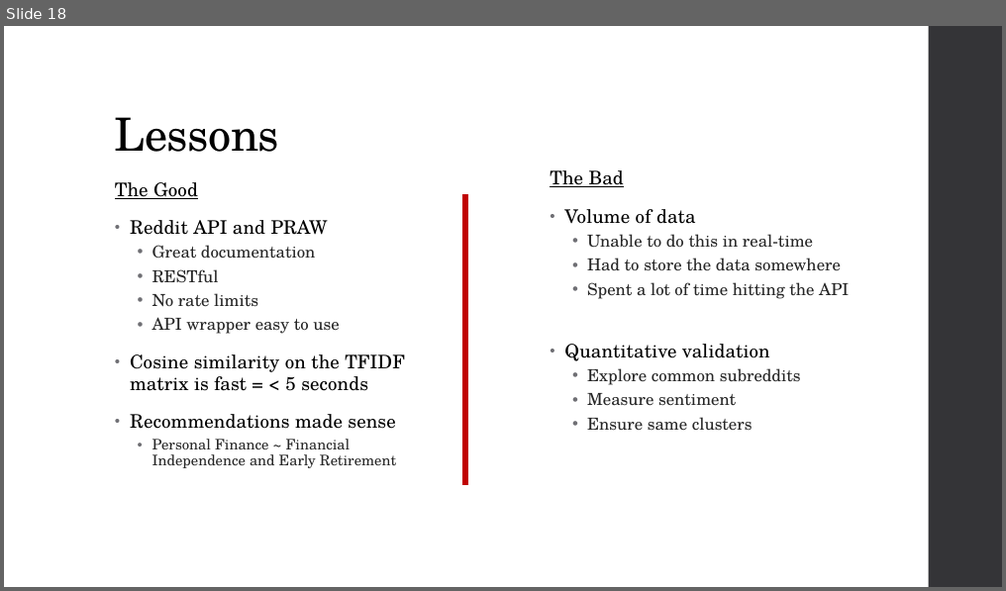
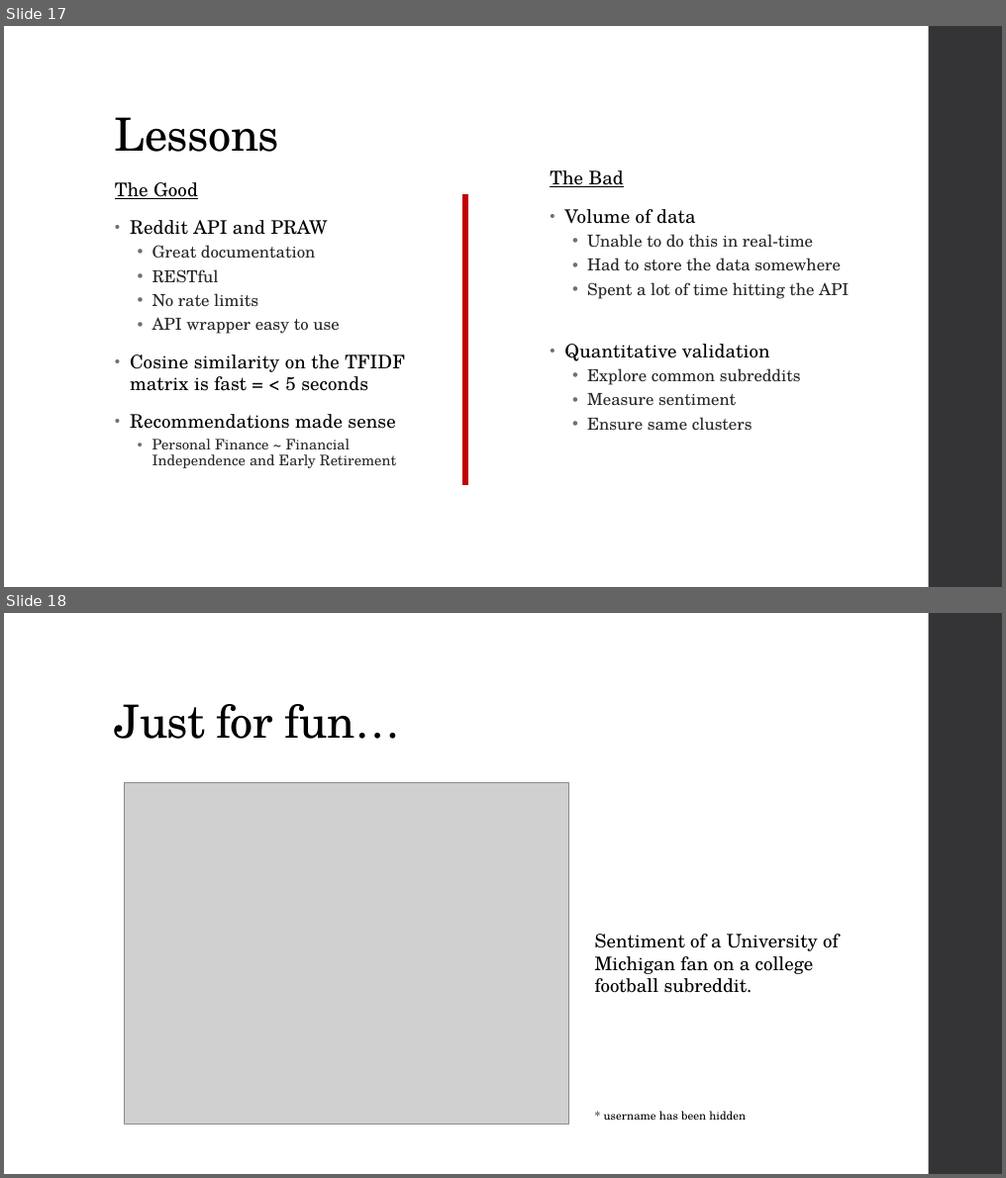
Before and after one commit to iamjz/Network-Recommendation-Engine, a slide deck: NetworkRecommendationEngine_Capstone_LZHAO.pptx. Shown one above the other, each under a label of ours: slide 18 before the commit, slides 17 and 18 after it. The pictures are 1006x591 and 1006x1178 pixels, drawn with LibreOffice and Linux fonts; fonts in the diff are those of the drawing; grey boxes stand for pictures. Boxes give left, top, right and bottom in pixels: in the first picture for what was removed or moved away, otherwise in the second. Text is boxed around its words. In the diff, an @@ line names an element or a change of style, - is before the commit and + after.

```diff
--- a/NetworkRecommendationEngine_Capstone_LZHAO.pptx
+++ b/NetworkRecommendationEngine_Capstone_LZHAO.pptx
@@ slide 18 added at (4, 613, 1002, 1174), background #FFFFFF; not listed: 1 template element that a slide beside it also shows @@
@@ title added at (115, 704, 400, 739), 44 pt, text #000000 @@
+Just for fun…
@@ picture added at (124, 783, 569, 1124) @@
@@ text added at (595, 934, 839, 1120), 18 pt, text #000000 @@
+Sentiment of a University of Michigan fan on a college football subreddit.
+* username has been hidden
@@ what was slide 18 is now slide 17 @@
```
Also in this commit, not shown: 7 slides changed, 1 slide removed, 2 other files.
